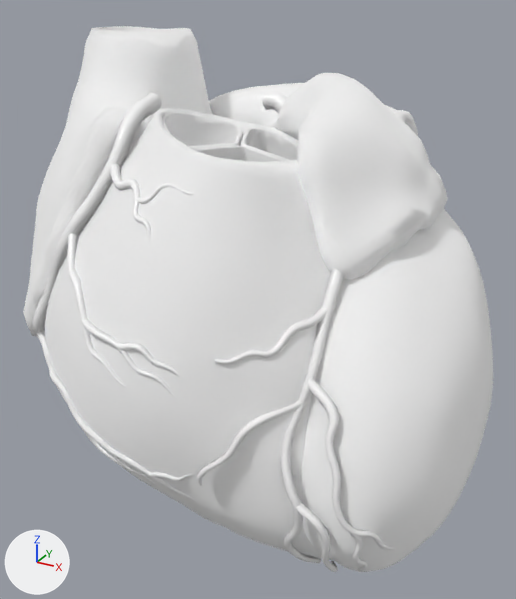
Before and after pictures for a commit that changed the glTF model assets/model/cardiovascular_system/heart/heart.glb.
Camera for both pictures: a 50 mm lens placed at (0.102, -0.1706, 1.3551), pointed at (0.0236, -0.028, 1.2838). The lights are fixed; the arrows at lower left show +X, +Y and +Z. Where no turn or scale is listed for an object, it has been applied to the vertices.

Names of what the first picture shows: 'Anterior interventricular artery', 'Anterior semilunar leaflet of pulmonary valve', 'Left atrium', 'Left coronary artery', 'Left semilunar leaflet of pulmonary valve', 'Left ventricle', 'Right atrium', 'Right coronary artery', 'Right semilunar leaflet of pulmonary valve', 'Right ventricle'.
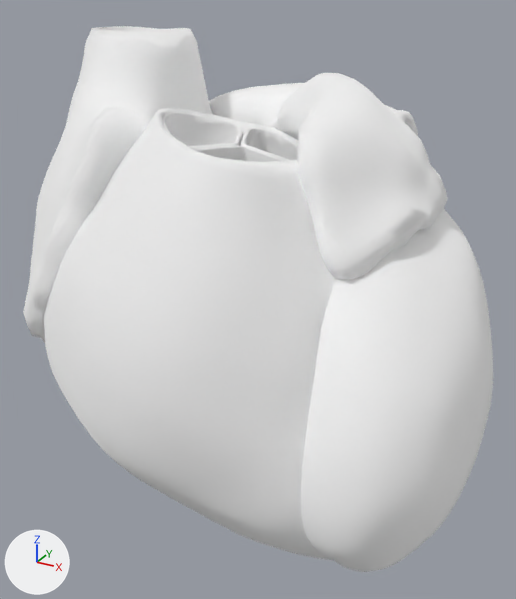
Boxes (x1, y1, x2, y2) around the edits, measured in the pictures (516 x 599 px):
'Right coronary artery', deleted
    before: (33, 93, 223, 526)
'Anterior interventricular artery', deleted
    before: (197, 269, 397, 572)
'Left coronary artery', deleted
    before: (261, 92, 287, 114)
'Septal branches of anterior interventricular artery', deleted
    before: (293, 475, 297, 485)

What changed in the scene script:
```text
Remove ob_left_coronary_artery:
    ob_left_coronary_artery = bpy.data.objects.new('Left coronary artery', me_left_coronary_artery)
    ob_left_coronary_artery.location = (0.0307, -0.0232, 1.3322)
Remove ob_anterior_interventricular_artery:
    ob_anterior_interventricular_artery = bpy.data.objects.new('Anterior interventricular artery', me_anterior_interventricular_artery)
    ob_anterior_interventricular_artery.location = (0.0573, -0.0666, 1.2752)
Remove ob_septal_branches_of_anterior_interventricular_artery:
    ob_septal_branches_of_anterior_interventricular_artery = bpy.data.objects.new('Septal branches of anterior interventricular artery', me_septal_branches_of_anterior_interventricular_artery)
    ob_septal_branches_of_anterior_interventricular_artery.location = (0.051, -0.0574, 1.2858)
Remove ob_right_coronary_artery:
    ob_right_coronary_artery = bpy.data.objects.new('Right coronary artery', me_right_coronary_artery)
    ob_right_coronary_artery.location = (0.0166, -0.0653, 1.2755)
```
